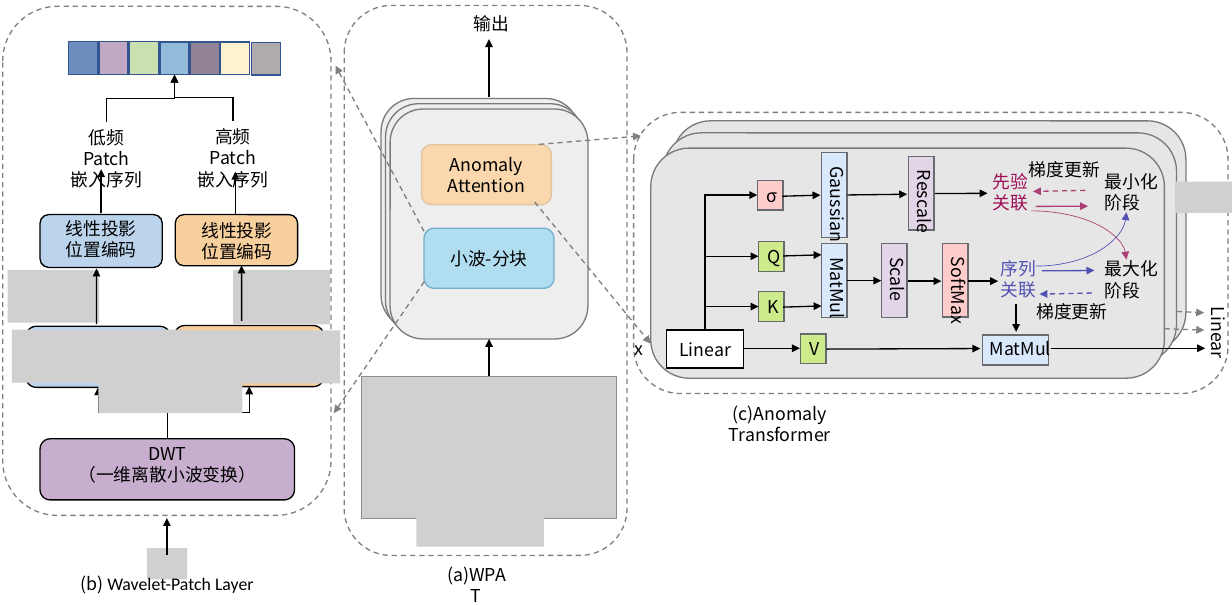
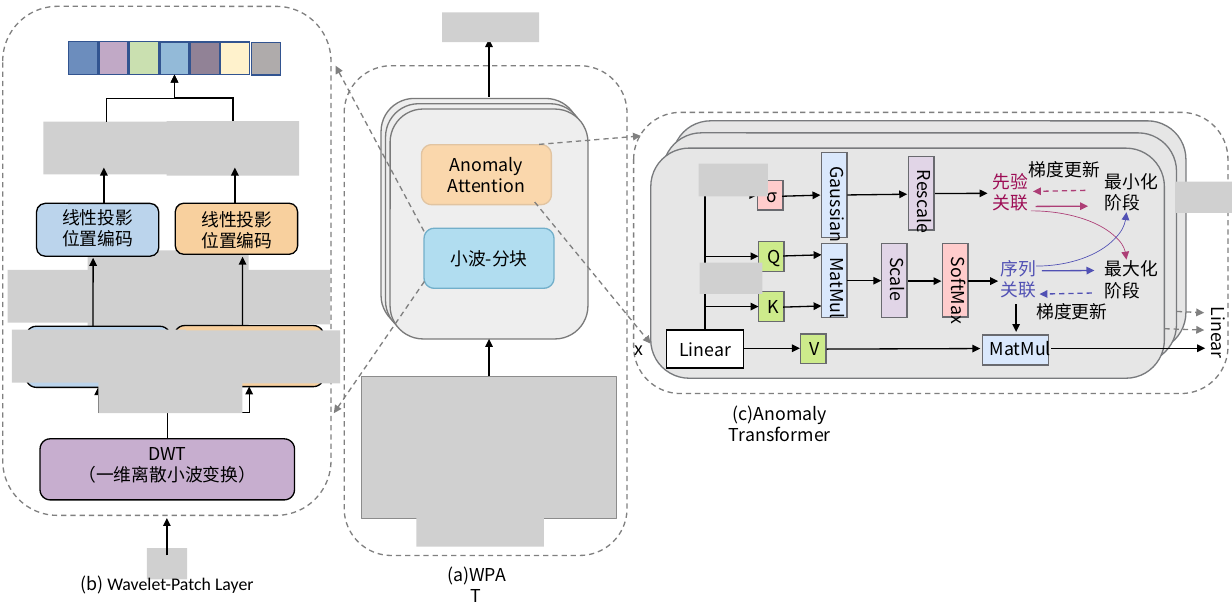
Before and after one commit to Memoried/Latex, a slide deck: slide 1 of fig/chapter3/WPAT特征学习模块.pptx. Drawn at 1232x605 pixels with LibreOffice and Linux fonts; fonts in the diff are those of the drawing; grey boxes stand for pictures. Boxes give left, top, right and bottom in pixels: in the first picture for what was removed or moved away, otherwise in the second. Text is boxed around its words. In the diff, an @@ line names an element or a change of style, - is before the commit and + after.

```diff
--- a/fig/chapter3/WPAT特征学习模块.pptx
+++ b/fig/chapter3/WPAT特征学习模块.pptx
@@ picture added at [443, 12, 540, 42] @@
@@ text removed at [473, 15, 509, 32] @@
-输出
@@ rounded rectangle: place and size @@
-rounded rectangle at [345, 6, 627, 555]
+rounded rectangle at [345, 66, 627, 555]
@@ picture added at [43, 121, 169, 174] @@
@@ text removed at [71, 129, 142, 192] @@
-低频Patch
-嵌入序列
@@ picture added at [167, 121, 300, 176] @@
@@ text removed at [197, 128, 268, 192] @@
-高频Patch
-嵌入序列
@@ arrow moved from (101, 213) - (101, 169) to (104, 203) - (104, 168) @@
@@ arrow moved from (236, 215) - (236, 172) to (235, 203) - (235, 168) @@
@@ picture added at [699, 163, 768, 197] @@
@@ rounded rectangle: place and size @@
-rounded rectangle at [40, 215, 162, 267]
+rounded rectangle at [36, 203, 158, 256]
@@ text "线性投影": place and size @@
-text "线性投影" at [66, 220, 137, 258]
+text "线性投影" at [62, 209, 133, 247]
@@ rounded rectangle: place and size @@
-rounded rectangle at [176, 215, 298, 266]
+rounded rectangle at [176, 203, 298, 255]
@@ text "线性投影": place and size @@
-text "线性投影" at [201, 222, 272, 260]
+text "线性投影" at [201, 211, 272, 249]
@@ picture added at [88, 250, 249, 330] @@
@@ arrow moved from (96, 324) - (96, 268) to (94, 326) - (94, 258) @@
@@ arrow moved from (241, 321) - (241, 265) to (242, 325) - (242, 257) @@
@@ picture added at [700, 262, 762, 294] @@
```
Also in this commit, not shown: 47 other files.
